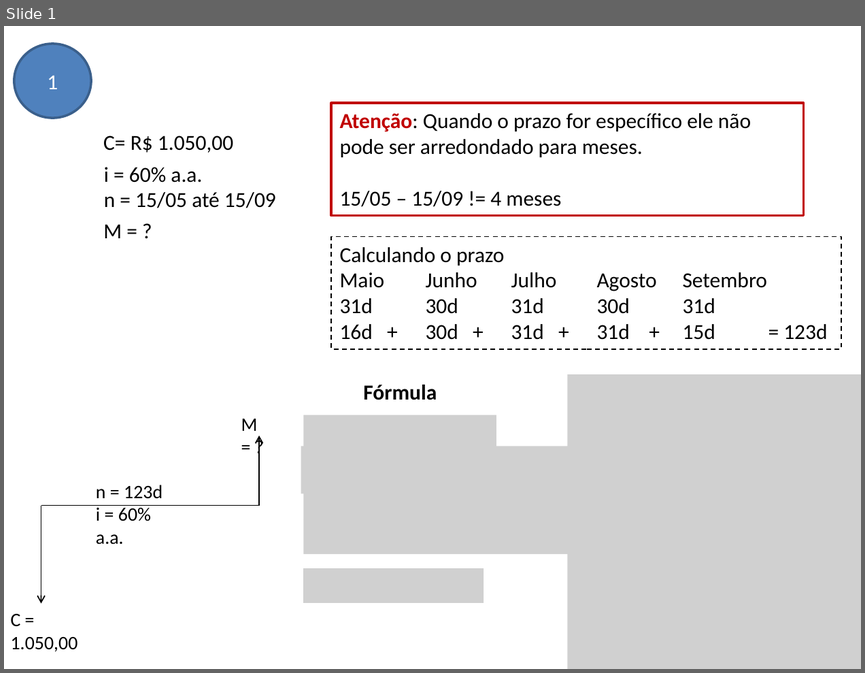
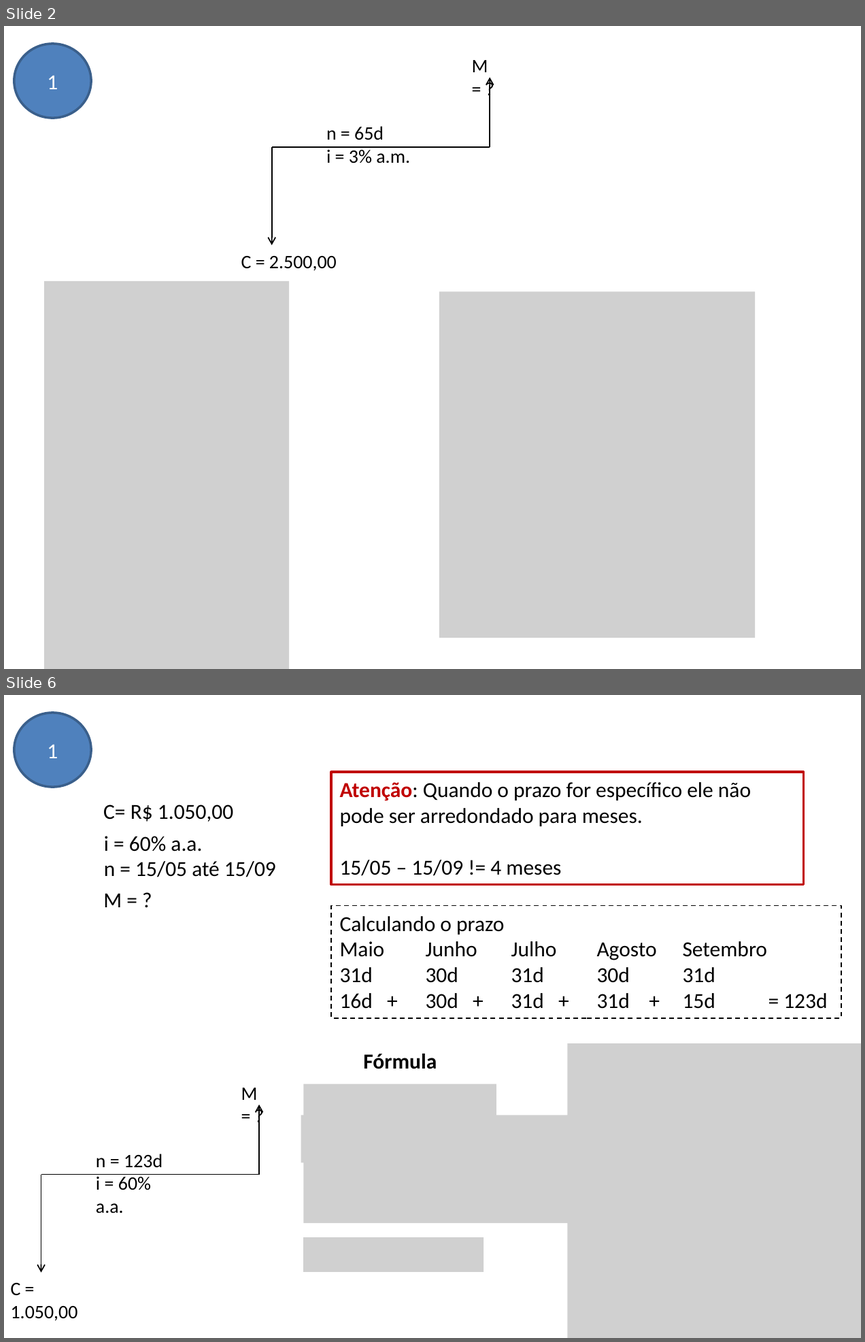
Before and after one commit to avelinoferreiragf/avelino, a slide deck: Gestao Estrategica TI/06 - Análise de Viabilidade de Projetos/Exercícios.pptx. Shown one above the other, each under a label of ours: slide 1 before the commit, slides 2 and 6 after it; the slides between them are not shown. The pictures are 865x673 and 865x1342 pixels, drawn with LibreOffice and Linux fonts; fonts in the diff are those of the drawing; grey boxes stand for pictures. Boxes give left, top, right and bottom in pixels: in the first picture for what was removed or moved away, otherwise in the second. Text is boxed around its words. In the diff, an @@ line names an element or a change of style, - is before the commit and + after.

```diff
--- a/Gestao Estrategica TI/06 - Análise de Viabilidade de Projetos/Exercícios.pptx
+++ b/Gestao Estrategica TI/06 - Análise de Viabilidade de Projetos/Exercícios.pptx
@@ slide 2 added at [4, 26, 861, 669], background #FFFFFF @@
@@ ellipse added at [14, 44, 92, 118], fill #4F81BD, outline #3A5F8C 2 pt, 18 pt, text #FFFFFF @@
+1
@@ group added at [241, 60, 490, 271]: 3 texts, 2 arrows, 1 line @@
+C = 2.500,00
+n = 65d
+i = 3% a.m.
+M = ?
@@ picture added at [44, 280, 290, 669] @@
@@ picture added at [439, 292, 755, 638] @@
@@ what was slide 1 is now slide 6 @@
```
Also in this commit, not shown: 6 other slides added.
